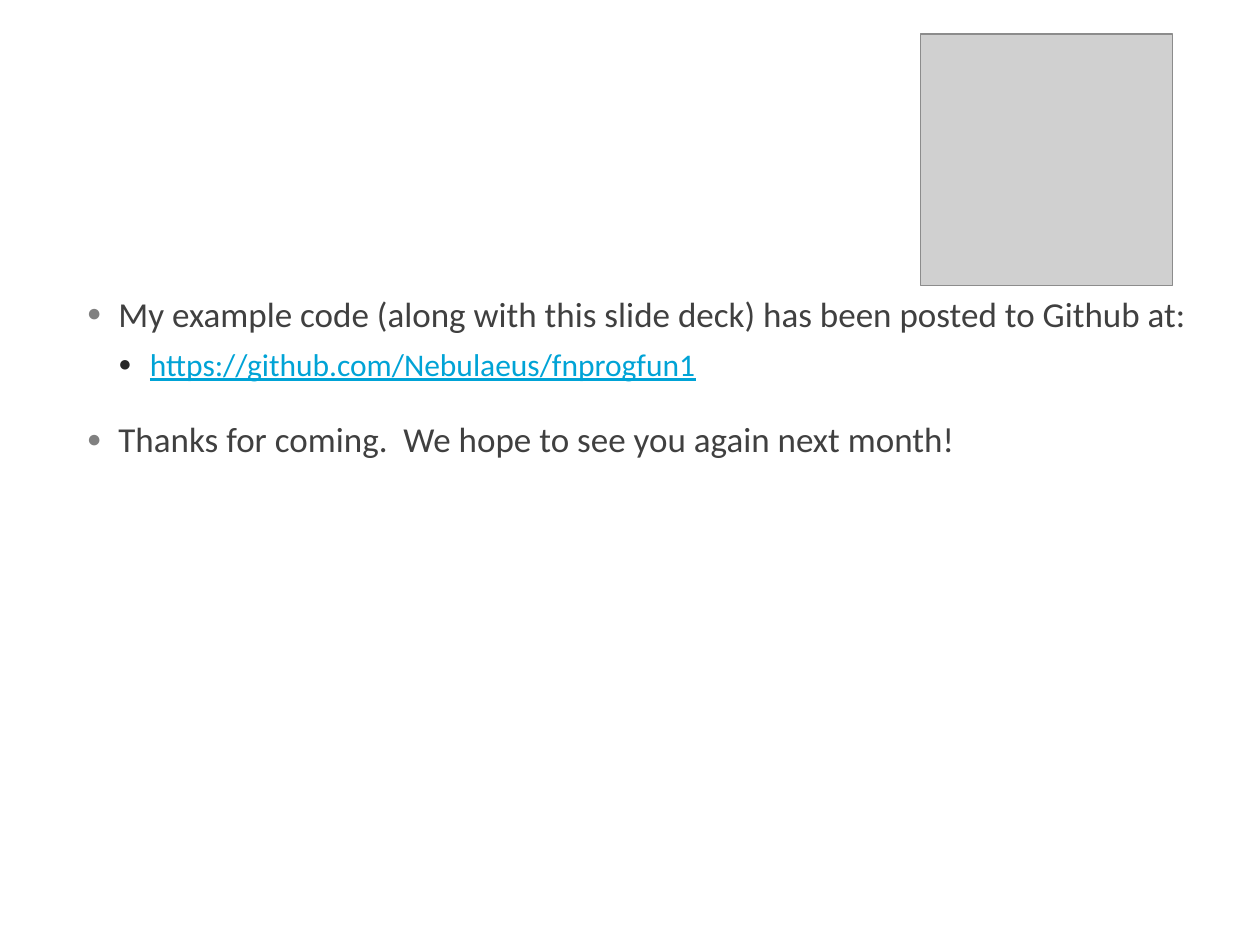
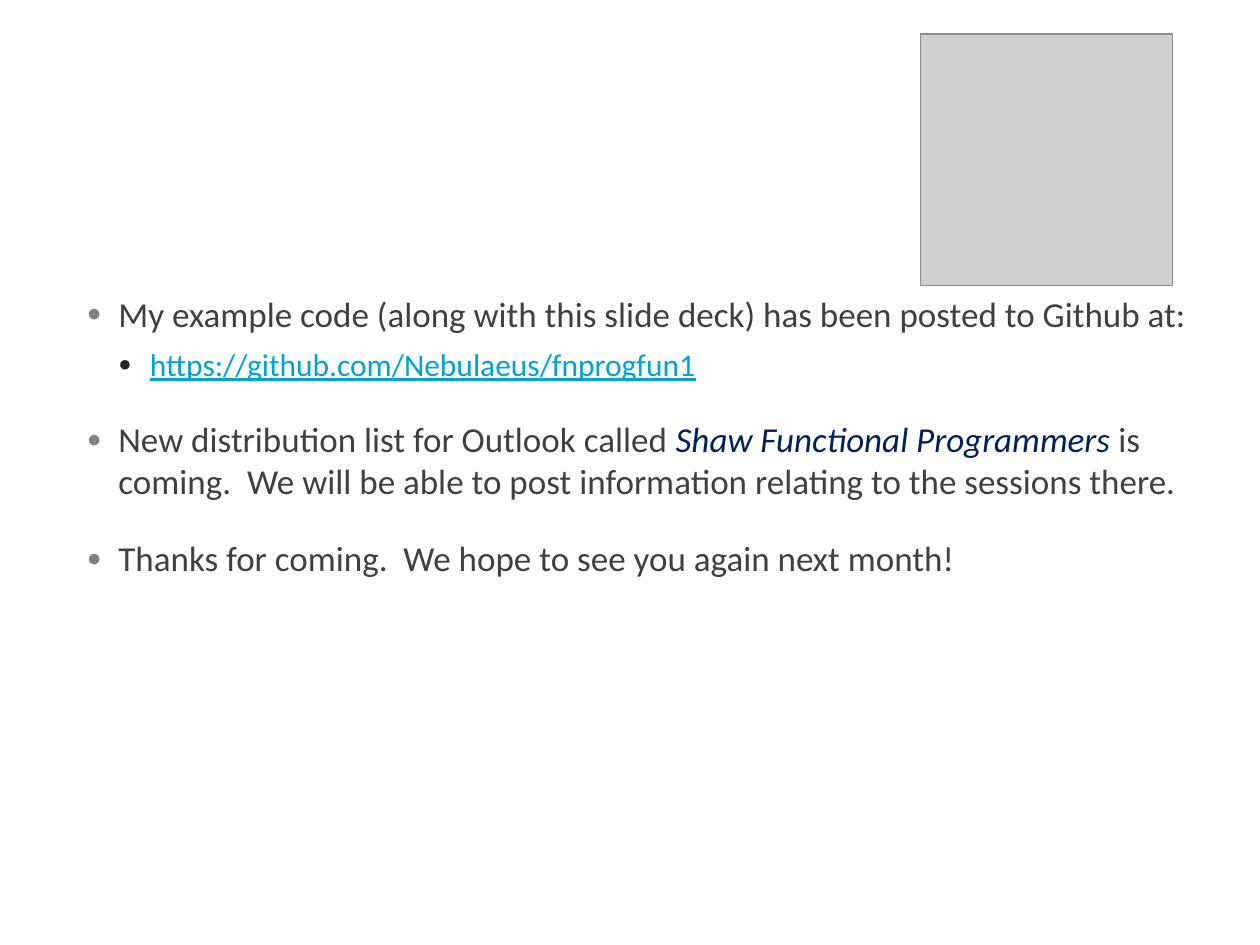
Before and after one commit to AtomicMegaNerd/fnprogfun1, a slide deck: slide 13 of fnprogfun1.pptx (slide 11 before the commit). Drawn at 1260x945 pixels with LibreOffice and Linux fonts; fonts in the diff are those of the drawing; grey boxes stand for pictures; background and template pictures are left out. Boxes give left, top, right and bottom in pixels: in the first picture for what was removed or moved away, otherwise in the second. Text is boxed around its words. In the diff, an @@ line names an element or a change of style, - is before the commit and + after.

```diff
--- a/fnprogfun1.pptx
+++ b/fnprogfun1.pptx
@@ text at box(118, 427, 1175, 500): paragraph added @@
+● New distribution list for Outlook called Shaw Functional Programmers is coming. We will be able to post information relating to the sessions there.
```
Also in this commit, not shown: 2 other slides changed, 2 slides added, 3 other files.
